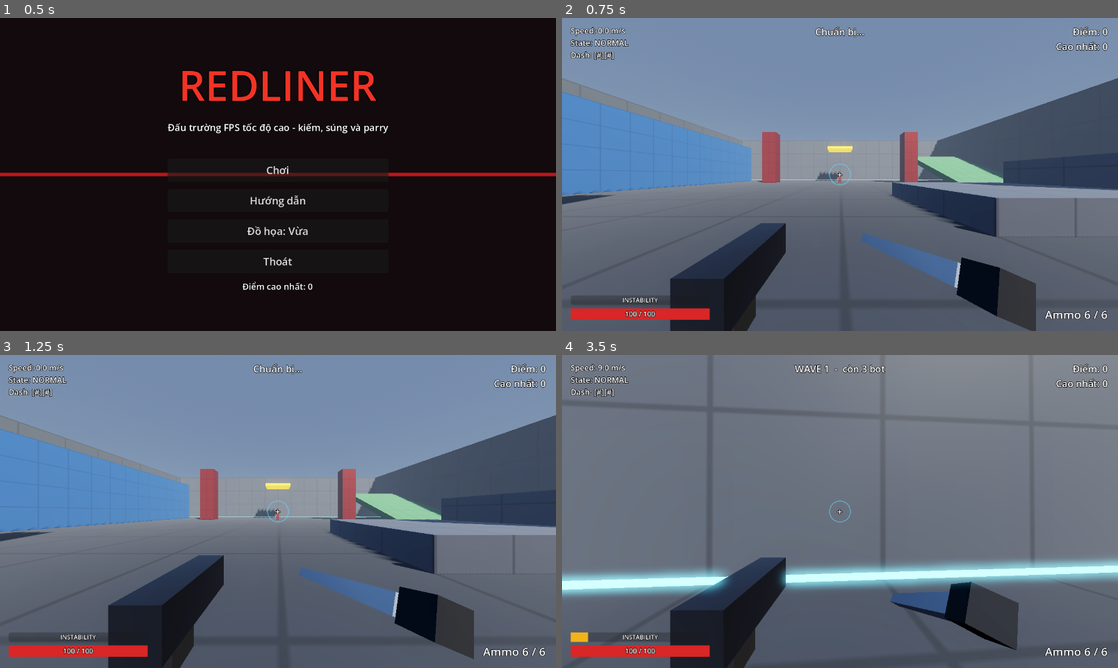
Above: before the commit, frames 1-4 (two rows, left to right).
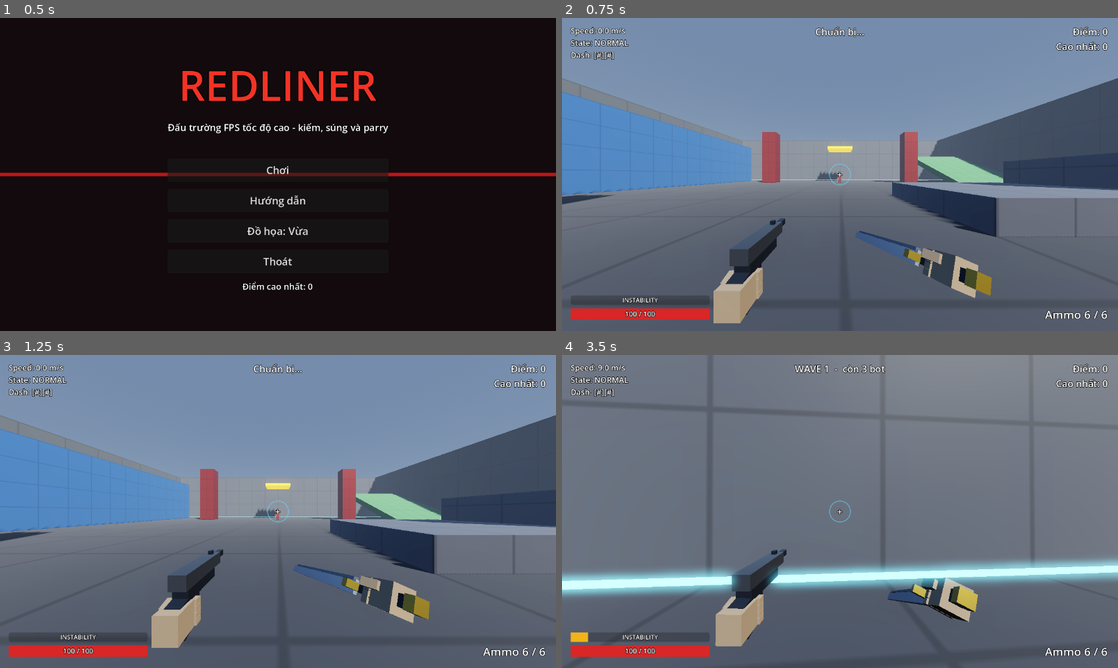
Above: after the commit, the same moments.

Repository: halo07-pixel/redliner
Game: Godot game, scene res://scenes/menu.tscn
Same seed, same stepped clock (60 frames per second), same inputs: the game is played once before the commit and once after it.
Inputs (mouse positions are in pixels of both pictures, inside the frame that each line leads up to):
- Up to frame 1 (0.5 s): no input
- Up to frame 2 (0.75 s): click "Chơi" at 0.5 s
- Up to frame 3 (1.25 s): no input
- Up to frame 4 (3.5 s): move the mouse to (867, 511) at 1.27 s; hold Right mouse button (grapple) 1.28-2.03 s; hold W (move_forward) from 1.28 s (still down); click (867, 511) at 1.42 s; tap Space (jump) at 1.52, 2.27 s; tap Ctrl (slide) at 1.55, 2.1, 3.05 s; move the mouse to (812, 511) at 2.02 s; click (812, 511) at 2.17 s; right-click (812, 511) at 2.3 s; move the mouse to (851, 505) at 2.77 s; press the mouse at (851, 505) at 2.78 s

Frame 1 is identical in both runs. In frame 2, 6.9% of the frame differs, in the area x 19-86%, y 64-100%; in frame 3, 7.4%, in the area x 19-86%, y 62-100%; in frame 4, 7.0%.

Commit message:
feat(viewmodel): làm lại hình dáng tay/súng/kiếm và chuyển động bằng lò xo (nhánh A)
Súng lục nhiều khối, kiếm có chắn tay, bàn tay có ngón, màu dễ đọc; nhún/lắc/tiếp đất/giật
dùng lò xo có quán tính; cập nhật test_viewmodel và HANDOFF.

Co-Authored-By: Claude Sonnet 5.5 <noreply@anthropic.com>
Claude-Session: https://claude.ai/code/session_011ynLRm6gcKnw9wzzKe29Zc

Diff:
--- a/scripts/global.gd
+++ b/scripts/global.gd
@@ -121,28 +121,32 @@
 
 ## Tay + vũ khí góc nhìn thứ nhất (M7.4). Chỉ là hiển thị, không ảnh hưởng vật lý. Vị trí tính theo mét, góc theo độ.
 const VIEWMODEL: Dictionary = {
-	"sword_pos": Vector3(0.38, -0.3, -0.5),
-	"gun_pos": Vector3(-0.32, -0.28, -0.55),
+	"sword_pos": Vector3(0.34, -0.27, -0.5),
+	"gun_pos": Vector3(-0.3, -0.26, -0.5),
 	"bob_freq": 0.55,          # rad pha bước trên mỗi mét đi được
 	"bob_amp": 0.014,          # biên độ nhún lên xuống (m) ở tốc độ bob_speed_ref
 	"bob_side": 0.009,
 	"bob_speed_ref": 10.0,
-	"sway_per_pixel": 0.06,    # độ xoay trễ mỗi pixel chuột
-	"sway_max": 5.0,
-	"sway_recover": 9.0,
+	# Lò xo (đàn hồi, hồi về có nảy nhẹ): k = độ cứng, c = giảm chấn (c < 2*sqrt(k) thì có nảy).
+	"spring_k": 140.0,
+	"spring_c": 13.0,
+	"rot_spring_k": 110.0,
+	"rot_spring_c": 11.0,
+	"sway_impulse": 18.0,      # vận tốc xoay (độ/s) thêm vào mỗi pixel chuột
+	"sway_max": 7.0,           # giới hạn độ lệch xoay (độ)
 	"state_blend": 10.0,
-	"land_dip": 0.07,          # nảy xuống khi tiếp đất (m)
-	"land_recover": 10.0,
+	"land_impulse": 0.8,       # vận tốc nảy xuống khi tiếp đất (m/s)
 	"kick_back": 0.09,         # súng giật lùi (m)
 	"kick_pitch": 9.0,         # hất nòng (độ)
 	"kick_time": 0.14,
 	"flash_time": 0.05,
 	"reload_down_time": 0.2,
 	"reload_up_time": 0.2,
-	"flinch_pos": 0.05,
-	"flinch_recover": 12.0,
-	"sleeve": Color(0.2, 0.23, 0.3),
-	"glove": Color(0.1, 0.1, 0.12),
+	"flinch_impulse": 1.0,     # vận tốc giật khi bị đánh (m/s)
+	"sleeve": Color(0.16, 0.36, 0.55),
+	"glove": Color(0.62, 0.52, 0.42),
+	"steel": Color(0.82, 0.86, 0.95),
+	"gun_metal": Color(0.17, 0.18, 0.21),
 }
 
 ## Instability / Redline (cơ chế riêng của game này). Thanh đầy dần khi chạy nhanh, đánh trúng,
--- a/scripts/viewmodel.gd
+++ b/scripts/viewmodel.gd
@@ -1,8 +1,23 @@
 extends Node3D
 ## Tay + vũ khí góc nhìn thứ nhất (con của Head). Chỉ là hiển thị, không ảnh hưởng vật lý.
-## Lớp nền (`update`): nhún khi chạy, lắc theo chuột, tư thế theo trạng thái, nảy khi tiếp đất.
+## Lớp nền (`update`): nhún khi chạy, lắc theo chuột, tư thế theo trạng thái, nảy khi tiếp đất; các
+## chuyển động này đi qua LÒ XO nên có quán tính và nảy nhẹ khi hồi về.
 ## Lớp chiến đấu: kiếm (`play_swing`, `raise`), súng (`kick`, `set_reloading`), giật khi bị đánh (`flinch`).
 ## Chủ nhân (player) nối Signal của component tới các hàm này ("signal up").
+
+
+## Lò xo 3 chiều: kéo `x` về `target`. Bước nhỏ cố định để ổn định khi frame chậm.
+class Spring extends RefCounted:
+	var x: Vector3 = Vector3.ZERO
+	var v: Vector3 = Vector3.ZERO
+
+	func step(dt: float, target: Vector3, k: float, c: float) -> void:
+		var n: int = maxi(1, ceili(dt / (1.0 / 120.0)))
+		var h: float = dt / float(n)
+		for i in n:
+			v += ((target - x) * k - v * c) * h
+			x += v * h
+
 
 var sword_pivot: Node3D
 var gun_pivot: Node3D
@@ -13,12 +28,9 @@
 var reloading: bool = false
 
 var _bob_phase: float = 0.0
-var _sway: Vector2 = Vector2.ZERO        # độ (pitch, yaw) trễ theo chuột
-var _state_pos: Vector3 = Vector3.ZERO
-var _state_rot: Vector3 = Vector3.ZERO
-var _land: float = 0.0
+var _pos_spring := Spring.new()          # độ lệch vị trí (m): tư thế trạng thái + tiếp đất + giật
+var _rot_spring := Spring.new()          # độ lệch xoay (độ: pitch, yaw, roll): lắc chuột + tư thế trạng thái
 var _was_grounded: bool = true
-var _flinch: Vector3 = Vector3.ZERO
 var _sword_tween: Tween
 var _gun_tween: Tween
 var _sword_rest: Vector3 = Vector3(-15.0, 10.0, -25.0)
@@ -30,27 +42,42 @@
 	var V: Dictionary = Global.VIEWMODEL
 	var sleeve := _mat(V["sleeve"], 0.1, 0.8)
 	var glove := _mat(V["glove"], 0.0, 0.9)
-	var steel := _mat(Color(0.85, 0.9, 1.0), 0.7, 0.3)
-	var dark := _mat(Color(0.15, 0.15, 0.18), 0.5, 0.5)
-
+	var steel := _mat(V["steel"], 0.8, 0.25)
+	var steel_dark := _mat(Color(V["steel"]).darkened(0.35), 0.8, 0.3)
+	var metal := _mat(V["gun_metal"], 0.6, 0.4)
+	var metal_light := _mat(Color(V["gun_metal"]).lightened(0.18), 0.7, 0.35)
+	var gold := _mat(Color(0.8, 0.65, 0.25), 0.8, 0.3)
+
+	# ---- Kiếm (gốc = bàn tay cầm chuôi, lưỡi chỉ về -Z) ----
 	sword_pivot = _node("SwordPivot", self, V["sword_pos"])
 	sword_pivot.rotation_degrees = _sword_rest
-	_mesh(sword_pivot, _box(Vector3(0.07, 0.07, 0.95)), Vector3(0.0, 0.0, -0.45), steel)
-	_mesh(sword_pivot, _box(Vector3(0.1, 0.1, 0.1)), Vector3(0.0, 0.0, 0.1), glove)       # bàn tay cầm chuôi
-	_arm(sword_pivot, Vector3(0.12, -0.14, 0.62), Vector3(0.0, 0.0, 0.08), sleeve)
-
+	_part(sword_pivot, Vector3(0.036, 0.036, 0.2), Vector3(0.0, 0.0, 0.0), metal)             # chuôi
+	_part(sword_pivot, Vector3(0.042, 0.042, 0.03), Vector3(0.0, 0.0, 0.1), gold)           # đầu chuôi
+	_part(sword_pivot, Vector3(0.14, 0.03, 0.03), Vector3(0.0, 0.0, -0.115), gold)            # tsuba (chắn tay)
+	_part(sword_pivot, Vector3(0.016, 0.058, 0.86), Vector3(0.0, 0.0, -0.57), steel)          # lưỡi
+	_part(sword_pivot, Vector3(0.022, 0.014, 0.82), Vector3(0.0, 0.032, -0.56), steel_dark)   # sống lưỡi
+	_part(sword_pivot, Vector3(0.016, 0.058, 0.06), Vector3(0.0, 0.0, -1.03), steel, Vector3(0.0, 0.0, 0.0)) # mũi
+	_hand(sword_pivot, Vector3(0.0, 0.0, 0.0), glove, true)
+	_arm(sword_pivot, Vector3(0.12, -0.52, 0.42), Vector3(0.0, -0.02, 0.09), sleeve)
+
+	# ---- Súng lục (gốc = bàn tay cầm báng, nòng chỉ về -Z) ----
 	gun_pivot = _node("GunPivot", self, V["gun_pos"])
 	_gun_rest_pos = gun_pivot.position
-	_mesh(gun_pivot, _box(Vector3(0.12, 0.14, 0.4)), Vector3.ZERO, dark)
-	_mesh(gun_pivot, _box(Vector3(0.1, 0.1, 0.1)), Vector3(0.0, -0.1, 0.1), glove)        # bàn tay cầm báng
-	_arm(gun_pivot, Vector3(-0.1, -0.16, 0.62), Vector3(0.0, -0.1, 0.1), sleeve)
+	_part(gun_pivot, Vector3(0.05, 0.04, 0.2), Vector3(0.0, 0.0, -0.08), metal)               # khung
+	_part(gun_pivot, Vector3(0.056, 0.05, 0.27), Vector3(0.0, 0.045, -0.1), metal_light)      # thân trượt
+	_part(gun_pivot, Vector3(0.026, 0.026, 0.09), Vector3(0.0, 0.048, -0.275), metal)         # nòng
+	_part(gun_pivot, Vector3(0.018, 0.016, 0.02), Vector3(0.0, 0.078, -0.2), metal)           # đầu ruồi
+	_part(gun_pivot, Vector3(0.048, 0.11, 0.055), Vector3(0.0, -0.065, 0.02), metal, Vector3(12.0, 0.0, 0.0)) # báng
+	_part(gun_pivot, Vector3(0.016, 0.03, 0.07), Vector3(0.0, -0.035, -0.045), metal)         # bao cò
+	_hand(gun_pivot, Vector3(0.0, -0.06, 0.02), glove, false)
+	_arm(gun_pivot, Vector3(-0.1, -0.55, 0.38), Vector3(0.0, -0.1, 0.07), sleeve)
 	var fm := StandardMaterial3D.new()
 	fm.albedo_color = Color(1.0, 0.85, 0.4)
 	fm.emission_enabled = true
 	fm.emission = Color(1.0, 0.8, 0.3)
 	fm.emission_energy_multiplier = 4.0
 	fm.shading_mode = BaseMaterial3D.SHADING_MODE_UNSHADED
-	muzzle_flash = _mesh(gun_pivot, _box(Vector3(0.1, 0.1, 0.12)), Vector3(0.0, 0.0, -0.3), fm)
+	muzzle_flash = _part(gun_pivot, Vector3(0.09, 0.09, 0.1), Vector3(0.0, 0.048, -0.36), fm)
 	muzzle_flash.visible = false
 
 
@@ -76,21 +103,32 @@
 	return b
 
 
-func _mesh(parent: Node3D, mesh: Mesh, pos: Vector3, mat: Material) -> MeshInstance3D:
+## Một khối: không đổ bóng (thân người chơi đã có bóng riêng).
+func _part(parent: Node3D, size: Vector3, pos: Vector3, mat: Material, rot_deg: Vector3 = Vector3.ZERO) -> MeshInstance3D:
 	var mi := MeshInstance3D.new()
-	mi.mesh = mesh
+	mi.mesh = _box(size)
 	mi.material_override = mat
 	mi.position = pos
-	mi.cast_shadow = GeometryInstance3D.SHADOW_CASTING_SETTING_OFF # thân người chơi đã có bóng riêng
+	mi.rotation_degrees = rot_deg
+	mi.cast_shadow = GeometryInstance3D.SHADOW_CASTING_SETTING_OFF
 	parent.add_child(mi)
 	return mi
 
 
-## Cánh tay: hộp dài nối từ `from` (ngoài màn hình, phía sau) tới bàn tay `to`, đi theo vũ khí.
+## Bàn tay bằng khối: lòng bàn tay + 4 ngón quấn quanh vật cầm + ngón cái.
+func _hand(parent: Node3D, at: Vector3, mat: Material, grip_thick: bool) -> void:
+	var w: float = 0.075 if grip_thick else 0.07
+	_part(parent, Vector3(w, 0.085, 0.08), at + Vector3(0.0, 0.0, 0.025), mat)               # lòng bàn tay
+	for i in 4:
+		_part(parent, Vector3(w + 0.012, 0.02, 0.026), at + Vector3(0.0, 0.03 - 0.021 * i, -0.03), mat)  # ngón tay
+	_part(parent, Vector3(0.026, 0.03, 0.06), at + Vector3(-0.045, 0.02, -0.01), mat, Vector3(0.0, 15.0, 0.0)) # ngón cái
+
+
+## Cánh tay: hộp dài nối từ `from` (ngoài màn hình, phía sau) tới cổ tay `to`, đi theo vũ khí.
 func _arm(parent: Node3D, from: Vector3, to: Vector3, mat: Material) -> void:
 	var length: float = from.distance_to(to)
 	var arm := MeshInstance3D.new()
-	arm.mesh = _box(Vector3(0.09, 0.09, length))
+	arm.mesh = _box(Vector3(0.085, 0.075, length))
 	arm.material_override = mat
 	arm.cast_shadow = GeometryInstance3D.SHADOW_CASTING_SETTING_OFF
 	parent.add_child(arm)
@@ -100,12 +138,12 @@
 
 # ------------------------------------------------------------------ lớp nền
 
-## Chuột xoay: vũ khí trễ lại một chút rồi hồi về (relative = Vector2 pixel).
+## Chuột xoay: vũ khí bị "hất" lệch rồi lò xo kéo về (có nảy nhẹ). relative = Vector2 pixel.
 func add_look(relative: Vector2) -> void:
 	var V: Dictionary = Global.VIEWMODEL
-	var m: float = float(V["sway_max"])
-	_sway.x = clampf(_sway.x + relative.y * float(V["sway_per_pixel"]), -m, m)
-	_sway.y = clampf(_sway.y + relative.x * float(V["sway_per_pixel"]), -m, m)
+	var imp: float = float(V["sway_impulse"])
+	_rot_spring.v.x += relative.y * imp
+	_rot_spring.v.y += relative.x * imp
 
 
 ## Gọi mỗi frame hiển thị. st: "" | "slide" | "dash" | "wallrun" | "grapple" (cùng quy ước hoạt ảnh thân).
@@ -116,15 +154,11 @@
 	var amp: float = clampf(speed / float(V["bob_speed_ref"]), 0.0, 1.5) if grounded else 0.0
 	_bob_phase = fmod(_bob_phase + speed * delta * float(V["bob_freq"]) * TAU, TAU * 100.0)
 	bob_offset = Vector3(cos(_bob_phase * 0.5) * float(V["bob_side"]) * amp, absf(sin(_bob_phase * 0.5)) * float(V["bob_amp"]) * amp * -1.0, 0.0)
-	# Tiếp đất: nảy xuống rồi hồi.
+	# Tiếp đất: đẩy một xung xuống, lò xo nảy lại.
 	if grounded and not _was_grounded:
-		_land = float(V["land_dip"])
+		_pos_spring.v.y -= float(V["land_impulse"])
 	_was_grounded = grounded
-	_land = lerpf(_land, 0.0, minf(1.0, float(V["land_recover"]) * delta))
-	# Trễ theo chuột hồi về 0.
-	_sway = _sway.lerp(Vector2.ZERO, minf(1.0, float(V["sway_recover"]) * delta))
-	_flinch = _flinch.lerp(Vector3.ZERO, minf(1.0, float(V["flinch_recover"]) * delta))
-	# Tư thế theo trạng thái (pha trộn mượt).
+	# Tư thế đích theo trạng thái; lò xo tự làm mượt việc chuyển tư thế.
 	var tp: Vector3 = Vector3.ZERO
 	var tr: Vector3 = Vector3.ZERO
 	match st:
@@ -136,15 +170,16 @@
 			tr = Vector3(-6.0, 0.0, 0.0)
 		"wallrun":
 			tr = Vector3(0.0, 0.0, 8.0)
-		"grapple":
-			tp = Vector3(0.0, 0.0, 0.0)
-	var f: float = minf(1.0, float(V["state_blend"]) * delta)
-	_state_pos = _state_pos.lerp(tp, f)
-	_state_rot = _state_rot.lerp(tr, f)
-	position = bob_offset + _state_pos + Vector3(0.0, -_land, 0.0) + _flinch
-	rotation_degrees = Vector3(_sway.x, _sway.y, 0.0) + _state_rot
-	# Đu móc: tay trái (súng) giơ lên trừ khi đang nạp đạn.
+	_pos_spring.step(delta, tp, float(V["spring_k"]), float(V["spring_c"]))
+	_rot_spring.step(delta, tr, float(V["rot_spring_k"]), float(V["rot_spring_c"]))
+	var m: float = float(V["sway_max"])
+	_rot_spring.x.x = clampf(_rot_spring.x.x, tr.x - m, tr.x + m)
+	_rot_spring.x.y = clampf(_rot_spring.x.y, tr.y - m, tr.y + m)
+	position = bob_offset + _pos_spring.x
+	rotation_degrees = _rot_spring.x
+	# Đu móc: tay trái (súng) giơ lên trừ khi đang nạp/bắn.
 	if not reloading and (_gun_tween == null or not _gun_tween.is_valid()):
+		var f: float = minf(1.0, float(V["state_blend"]) * delta)
 		var up: Vector3 = _gun_rest_pos + (Vector3(0.05, 0.22, -0.08) if st == "grapple" else Vector3.ZERO)
 		gun_pivot.position = gun_pivot.position.lerp(up, f)
 	# Chớp nòng tắt sau flash_time.
@@ -223,10 +258,10 @@
 	_gun_tween = create_tween()
 
 
-## Bị đánh: cả viewmodel giật lùi theo hướng đòn (direction theo hệ tọa độ camera).
+## Bị đánh: cả viewmodel bị đẩy lùi theo hướng đòn (direction theo hệ tọa độ camera), lò xo kéo về.
 func flinch(direction: Vector3) -> void:
-	var f: float = float(Global.VIEWMODEL["flinch_pos"])
-	_flinch = Vector3(clampf(direction.x, -1.0, 1.0) * f, -f * 0.5, f)
+	var f: float = float(Global.VIEWMODEL["flinch_impulse"])
+	_pos_spring.v += Vector3(clampf(direction.x, -1.0, 1.0) * f * 0.7, -f * 0.35, f)
 
 
 ## Hồi sinh: xóa mọi hiệu ứng đang chạy, về tư thế nghỉ.
@@ -235,8 +270,8 @@
 		if t != null and t.is_valid():
 			t.kill()
 	reloading = false
-	_flinch = Vector3.ZERO
-	_land = 0.0
+	_pos_spring = Spring.new()
+	_rot_spring = Spring.new()
 	sword_pivot.rotation_degrees = _sword_rest
 	gun_pivot.position = _gun_rest_pos
 	gun_pivot.rotation_degrees = Vector3.ZERO
--- a/tools/tests/test_viewmodel.gd
+++ b/tools/tests/test_viewmodel.gd
@@ -60,16 +60,35 @@
 		air_max = maxf(air_max, absf(air.bob_offset.y))
 	_check(air_max < 0.0001, "trên không không nhún")
 
-	# Lắc theo chuột và hồi về
+	# Lắc theo chuột: lò xo hất lệch rồi kéo về có nảy nhẹ
 	var s: Node3D = _fresh()
 	s.update(1.0 / 60.0, 0.0, true)
 	s.add_look(Vector2(200.0, 0.0))
-	s.update(1.0 / 60.0, 0.0, true)
-	var yaw1: float = s.rotation_degrees.y
-	_check(absf(yaw1) > 1.0 and absf(yaw1) <= float(V["sway_max"]) + 0.5, "xoay chuột nhanh -> vũ khí trễ, có giới hạn (%.2f độ)" % yaw1)
-	for i in 120:
+	var peak: float = 0.0
+	var crossed: bool = false
+	for i in 90:
+		s.update(1.0 / 60.0, 0.0, true)
+		peak = maxf(peak, s.rotation_degrees.y)
+		if peak > 1.0 and s.rotation_degrees.y < -0.05:
+			crossed = true
+	_check(peak > 1.0 and peak <= float(V["sway_max"]) + 0.5, "xoay chuột nhanh -> vũ khí lệch, có giới hạn (đỉnh %.2f độ)" % peak)
+	_check(crossed, "lò xo hồi về có nảy nhẹ qua vị trí nghỉ")
+	for i in 240:
 		s.update(1.0 / 60.0, 0.0, true)
 	_check(absf(s.rotation_degrees.y) < 0.1, "lắc hồi về 0")
+	var big: Node3D = _fresh()
+	big.update(1.0 / 60.0, 0.0, true)
+	big.add_look(Vector2(5000.0, 5000.0))
+	var bmax: float = 0.0
+	for i in 60:
+		big.update(1.0 / 60.0, 0.0, true)
+		bmax = maxf(bmax, maxf(absf(big.rotation_degrees.x), absf(big.rotation_degrees.y)))
+	_check(bmax <= float(V["sway_max"]) + 0.01, "xoay cực mạnh vẫn bị chặn ở sway_max")
+	var slowf: Node3D = _fresh()
+	slowf.update(1.0 / 60.0, 0.0, true)
+	slowf.add_look(Vector2(200.0, 0.0))
+	slowf.update(0.5, 0.0, true) # frame rất chậm: lò xo vẫn ổn định
+	_check(is_finite(slowf.rotation_degrees.y) and absf(slowf.rotation_degrees.y) <= float(V["sway_max"]) + 0.01, "frame chậm 0.5s: lò xo không nổ")
 
 	# Trạng thái
 	var st: Node3D = _fresh()
@@ -84,13 +103,21 @@
 		gr.update(1.0 / 60.0, 0.0, true, "")
 	_check(gr.gun_pivot.position.is_equal_approx(V["gun_pos"]) or gr.gun_pivot.position.distance_to(V["gun_pos"]) < 0.01, "hết đu móc: tay trái về chỗ cũ")
 
-	# Tiếp đất
+	# Tiếp đất: xung xuống, nảy lại
 	var ld: Node3D = _fresh()
 	ld.update(1.0 / 60.0, 0.0, false)
 	ld.update(1.0 / 60.0, 0.0, true)
-	var dip: float = ld.position.y
-	_check(dip < -0.03, "tiếp đất: nảy xuống (%.3f)" % dip)
-	for i in 90:
+	var lo: float = 0.0
+	var hi_after: float = -1.0
+	for i in 60:
+		ld.update(1.0 / 60.0, 0.0, true)
+		if ld.position.y < lo:
+			lo = ld.position.y
+		elif lo < -0.02:
+			hi_after = maxf(hi_after, ld.position.y)
+	_check(lo < -0.02, "tiếp đất: nảy xuống (%.3f)" % lo)
+	_check(hi_after > 0.0003, "tiếp đất: lò xo nảy ngược lên một chút")
+	for i in 240:
 		ld.update(1.0 / 60.0, 0.0, true)
 	_check(absf(ld.position.y) < 0.002, "nảy tiếp đất hồi về")
 
@@ -137,12 +164,17 @@
 	await create_timer(0.1).timeout
 	_check(sw.sword_pivot.rotation_degrees.x < -70.0, "parry: kiếm chắn")
 
-	# Giật khi bị đánh
+	# Giật khi bị đánh: đẩy lùi theo hướng đòn rồi lò xo kéo về
 	var fl: Node3D = _fresh()
 	fl.flinch(Vector3(1.0, 0.0, 0.0))
-	fl.update(1.0 / 60.0, 0.0, true)
-	_check(fl.position.z > 0.02 and fl.position.x > 0.01, "bị đánh: viewmodel giật theo hướng đòn")
-	for i in 90:
+	var fz: float = 0.0
+	var fx: float = 0.0
+	for i in 20:
+		fl.update(1.0 / 60.0, 0.0, true)
+		fz = maxf(fz, fl.position.z)
+		fx = maxf(fx, fl.position.x)
+	_check(fz > 0.02 and fx > 0.01, "bị đánh: viewmodel giật theo hướng đòn (z %.3f, x %.3f)" % [fz, fx])
+	for i in 240:
 		fl.update(1.0 / 60.0, 0.0, true)
 	_check(fl.position.length() < 0.003, "giật hồi về")
 	fl.reset()
Binary file changed: docs/screenshots/m7_4_ban.png
Not shown, added: docs/screenshots/m7_4_ban.png.import
Binary file changed: docs/screenshots/m7_4_chem.png
Not shown, added: docs/screenshots/m7_4_chem.png.import
Binary file changed: docs/screenshots/m7_4_dung.png
Not shown, added: docs/screenshots/m7_4_dung.png.import
Binary file changed: docs/screenshots/m7_4_nap_dan.png
Not shown, added: docs/screenshots/m7_4_nap_dan.png.import
Not shown, added: tools/screenshots/shoot_viewmodel.gd.uid
Not shown, changed: docs/HANDOFF.md
